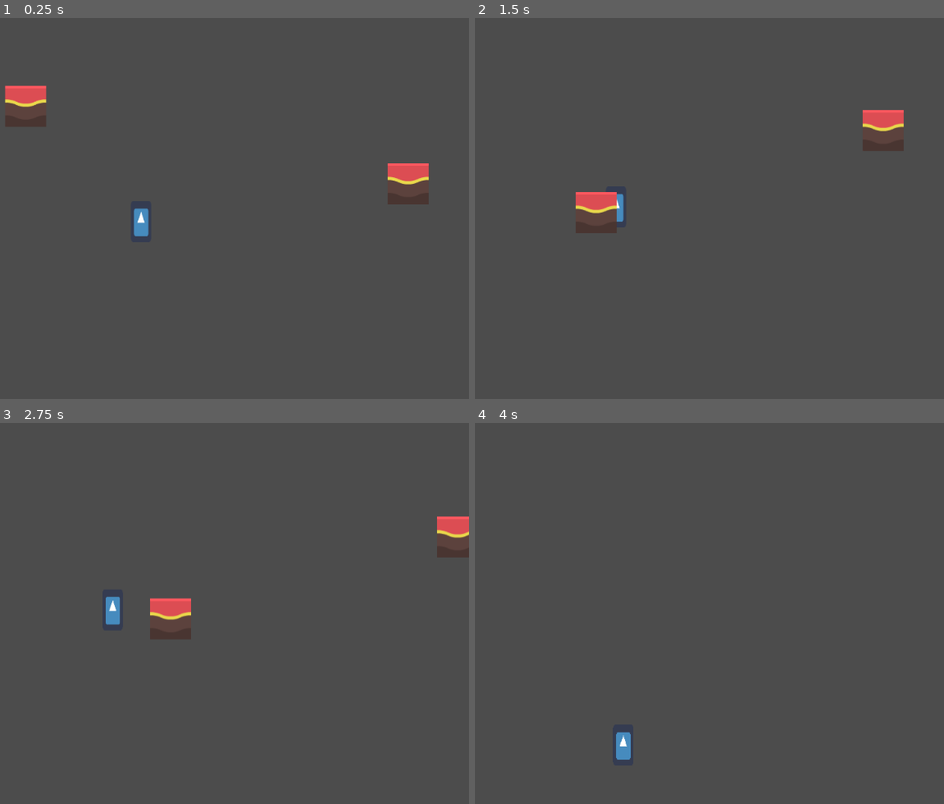
Above: before the commit, frames 1-4 (two rows, left to right).
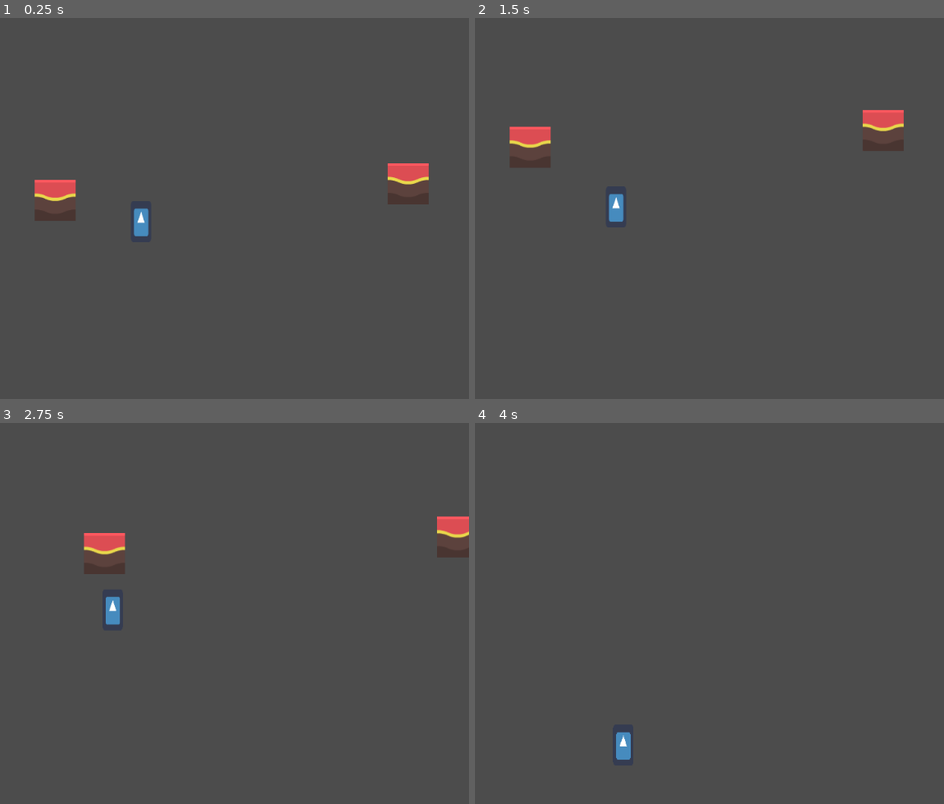
Above: after the commit, the same moments.

Repository: DominickRobinson/Supreme-Hen-Donkey
Game: Godot game, scene res://DemoScene.tscn
Same seed, same stepped clock (60 frames per second), same inputs: the game is played once before the commit and once after it. The engine's default icon, where the game draws it, is replaced by a stand-in: a white triangle on a blue panel in a dark square.
Inputs (mouse positions are in pixels of both pictures, inside the frame that each line leads up to):
- Up to frame 1 (0.25 s): no input
- Up to frame 2 (1.5 s): drag from (498, 71) to (601, 227) at 0.52 s; drag from (484, 227) to (629, 208) at 1.27 s
- Up to frame 3 (2.75 s): tap Enter at 2 s; move the mouse to (206, 525) at 2.02 s; press the mouse at (206, 525) at 2.03 s; hold A (left) from 2.03 s (still down)
- Up to frame 4 (4 s): release A (left) at 2.75 s; release the mouse at (681, 525) at 2.75 s; drag from (582, 689) to (643, 617) at 2.77 s; move the mouse to (812, 670) at 3.52 s; press the mouse at (812, 670) at 3.53 s; hold D (right) from 3.53 s (still down); tap Space (jump) at 3.77 s

The runs differ from the first frame. In frame 1, 1.3% of the frame differs, in the area x 1-17%, y 17-54%; in frame 2, 1.4%, in the area x 7-31%, y 28-57%; in frame 3, 1.3%; in frame 4, nothing differs.

Commit message:
Not dependent on tilemap

Diff:
--- a/Supreme-Hen-Donkey/DemoScene.tscn
+++ b/Supreme-Hen-Donkey/DemoScene.tscn
@@ -37,7 +37,7 @@
 0/z_index = 0
 
 [sub_resource type="RectangleShape2D" id=5]
-extents = Vector2( 32, 32 )
+extents = Vector2( 32, 31.5 )
 
 [node name="DemoScene" type="Node2D"]
 
@@ -82,19 +82,27 @@
 script = ExtResource( 4 )
 tileMapNP = NodePath("../TileMap")
 
-[node name="DraggableTile" type="Area2D" parent="EditorMode"]
-position = Vector2( -117, 231 )
+[node name="DraggableTile" type="Area2D" parent="."]
+position = Vector2( -71, 378 )
+collision_layer = 3
 script = ExtResource( 6 )
-tileMapNP = NodePath("../../TileMap")
+tileMapNP = NodePath("../TileMap")
 
-[node name="CollisionShape2D" type="CollisionShape2D" parent="EditorMode/DraggableTile"]
+[node name="TileBrown02" type="Sprite" parent="DraggableTile"]
+texture = ExtResource( 5 )
+__meta__ = {
+"_edit_lock_": true
+}
+
+[node name="KinematicBody2D" type="KinematicBody2D" parent="DraggableTile"]
+collision_layer = 3
+__meta__ = {
+"_edit_lock_": true
+}
+
+[node name="CollisionShape2D" type="CollisionShape2D" parent="DraggableTile"]
+position = Vector2( 0, 0.5 )
 shape = SubResource( 5 )
 __meta__ = {
 "_edit_lock_": true
 }
-
-[node name="TileBrown02" type="Sprite" parent="EditorMode/DraggableTile"]
-texture = ExtResource( 5 )
-__meta__ = {
-"_edit_lock_": true
-}
--- a/Supreme-Hen-Donkey/FollowMouse.gd
+++ b/Supreme-Hen-Donkey/FollowMouse.gd
@@ -7,6 +7,7 @@
 
 var following: bool = false
 var startPos: Vector2
+var kinematicChild: CollisionShape2D
 
 func _ready():
 	startPos = position
@@ -22,11 +23,12 @@
 	if event.is_action_pressed("click"):
 		if event.is_pressed():
 			following = true
+			$KinematicBody2D.remove_child(kinematicChild)
 	# Release and put on tilemap
 	elif event.is_action_released("click"):
 		if following:
 			following = false
-#			placeTile()
+			placeTile()
 
 
 # Update position to snap to grid
@@ -39,7 +41,10 @@
 func placeTile():
 	var tilePos = tileMap.world_to_map(position)
 	var tileType = 0
-	tileMap.set_cellv(tilePos, tileType)
+	kinematicChild = $CollisionShape2D.duplicate()
+	$KinematicBody2D.add_child(kinematicChild)
+	kinematicChild.position = Vector2.ZERO
+#	tileMap.set_cellv(tilePos, tileType)
 
 	# DEBUG Reset tile to original position
 #	position = startPos
